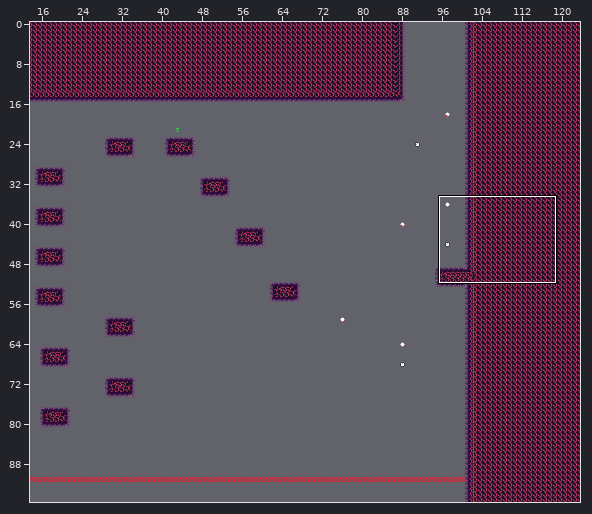
A Tiled map (JSON) gets an edit: assets/world/room/fire7.json. The picture above shows the old version from afar; the outline marks the close-up.
Close-up. Old version:
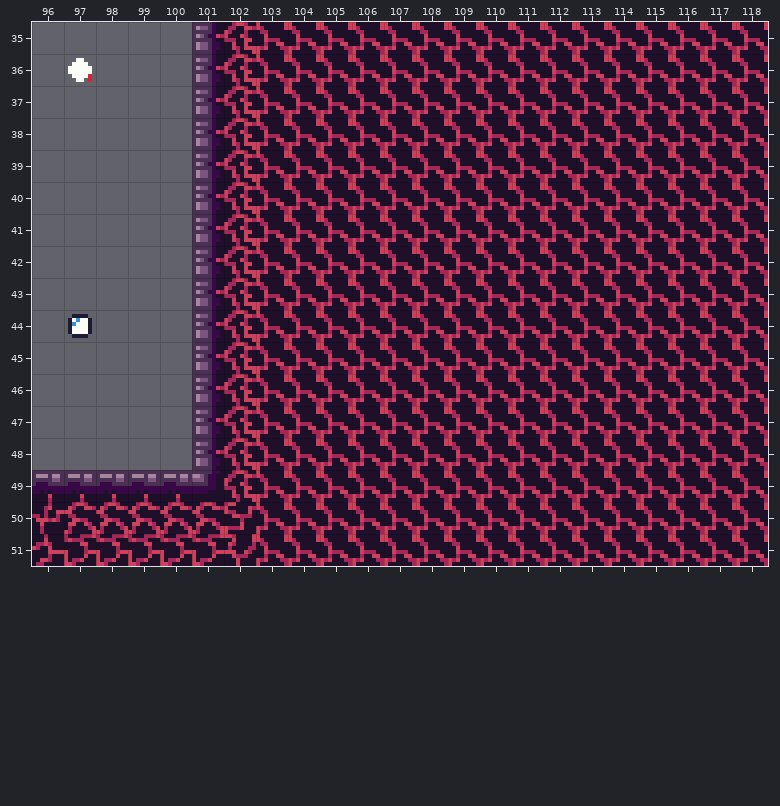
Cells are 8x8 px. Shown: x 96..118, y 35..51. The commit also changed other parts of the map, which this record leaves out.
The same view after the edit:
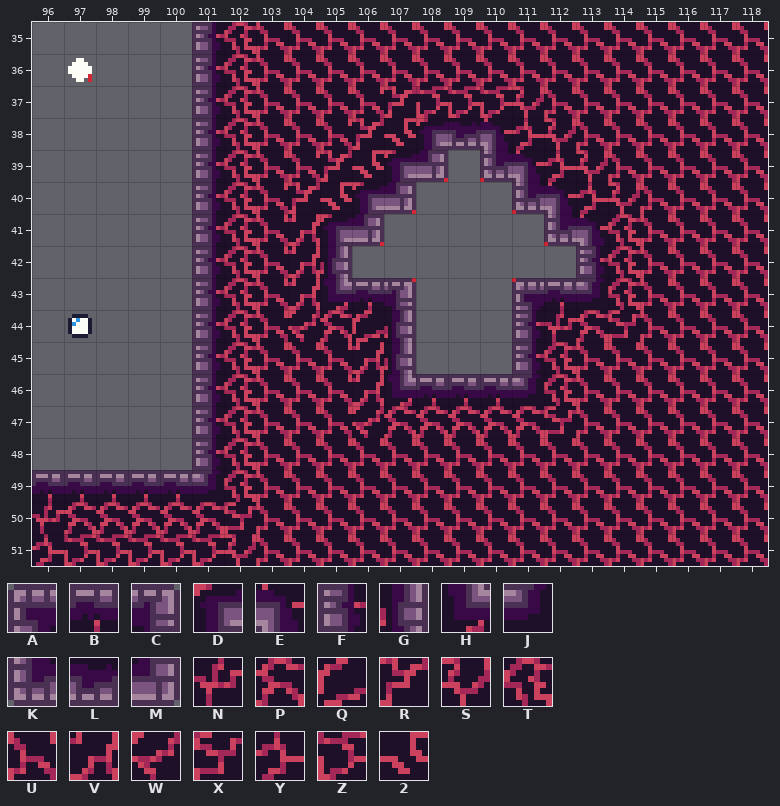
Key: from "fire": A 0, B 1, C 2, D 3, E 4, F 13, G 15, H 16, J 17, K 26, L 27, M 28, N 49, P 50, Q 51, R 60, S 61, T 62, U 63, V 64, W 73, X 74, Y 75, Z 76, 2 77.
_ is an empty cell, # one hidden under a higher layer.
Change:
Layer "draft":
y 39: x 109 # -> _
y 40: x 108..110 ### -> ___
y 41: x 107..111 ##### -> _____
y 42: x 106..112 ####### -> _______
y 43..45: x 108..110 ### -> ___
Layer "map":
y 37: x 107..111 UUUUU -> RZZZS
y 38: x 106..112 UUUUUUU -> R2DLEYS
y 39: x 105..113 UUUUUUUUU -> R2DM_KEYS
y 40: x 104..114 UUUUUUUUUUU -> R2DM___KEYS
y 41: x 104..114 UUUUUUUUUUU -> VDM_____KET
y 42: x 104..114 UUUUUUUUUUU -> VG_______FT
y 43: x 104..114 UUUUUUUUUUU -> VHBC___ABJT
y 44: x 104..114 UUUUUUUUUUU -> WPQG___FNPX
y 45: x 106..112 UUUUUUU -> VG___FT
y 46: x 106..112 UUUUUUU -> VHBBBJT
y 47: x 106..112 UUUUUUU -> WPPPPPX
